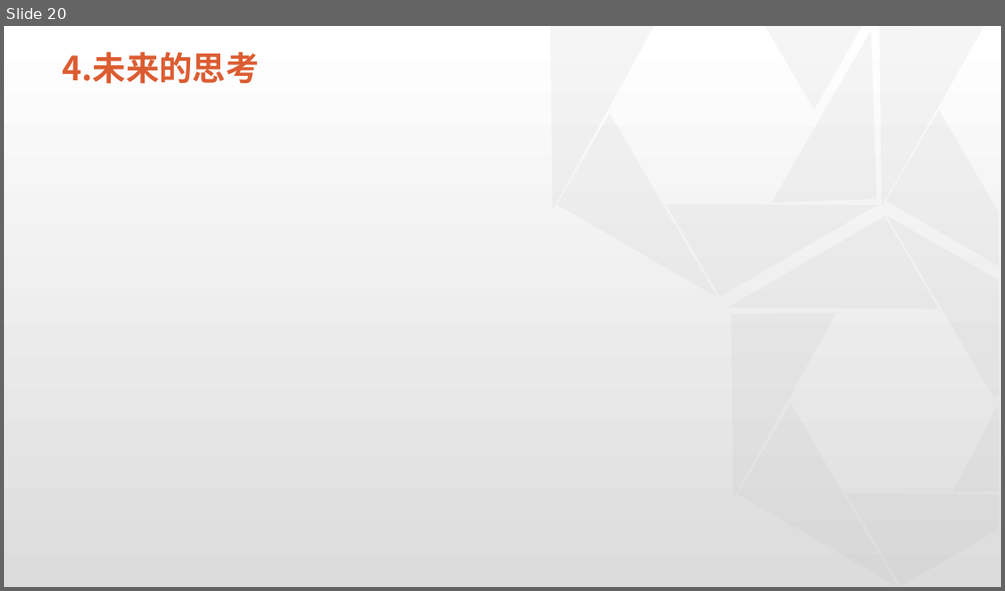
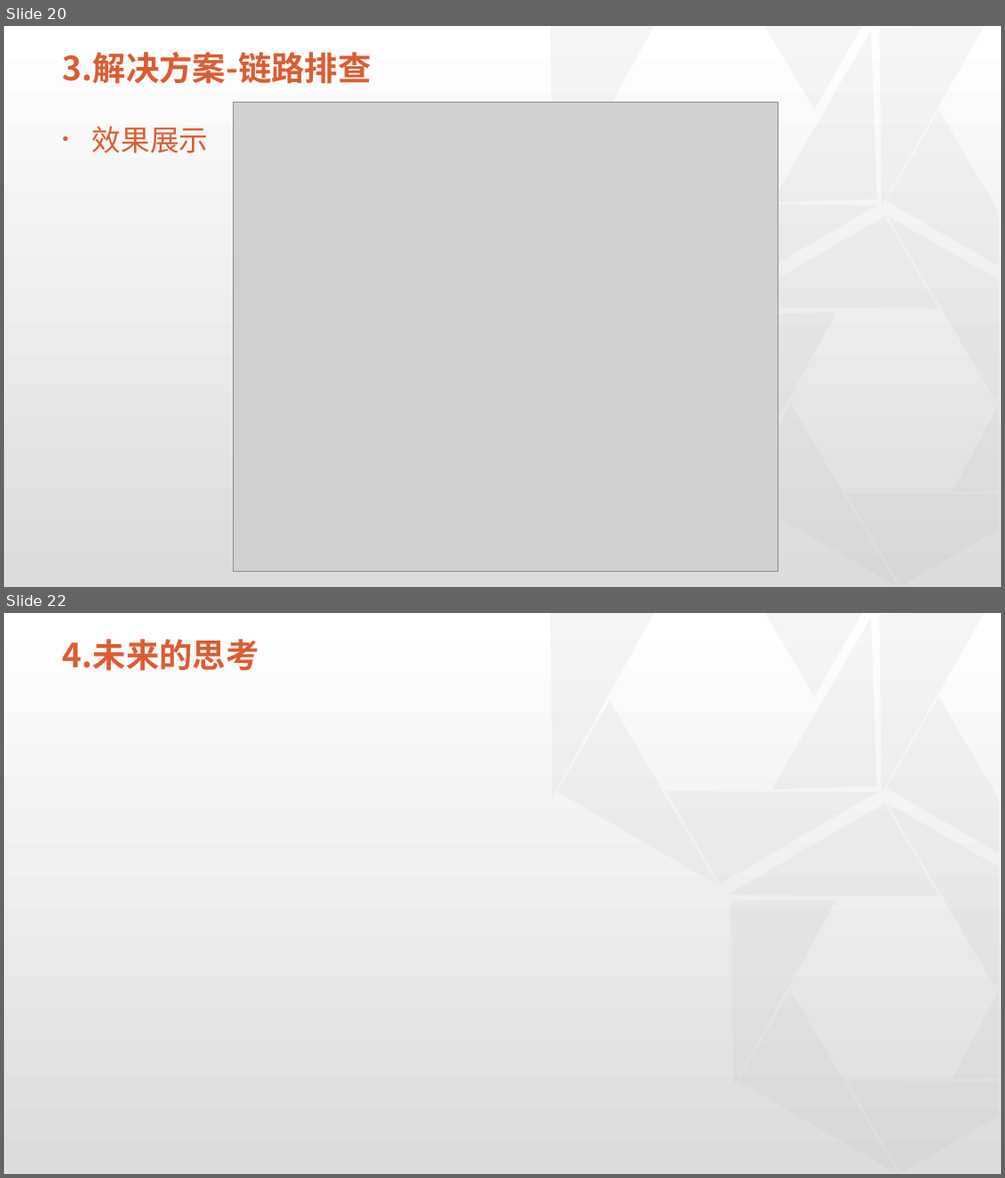
Before and after one commit to physicsLoveJava/java-miscellaneous, a slide deck: tech-interview/a-task/实习总结终板.pptx. Shown one above the other, each under a label of ours: slide 20 before the commit, slides 20 and 22 after it; the slides between them are not shown. The pictures are 1005x591 and 1005x1178 pixels, drawn with LibreOffice and Linux fonts; fonts in the diff are those of the drawing; grey boxes stand for pictures; background and template pictures are left out. Boxes give left, top, right and bottom in pixels: in the first picture for what was removed or moved away, otherwise in the second. Text is boxed around its words. In the diff, an @@ line names an element or a change of style, - is before the commit and + after.

```diff
--- a/tech-interview/a-task/实习总结终板.pptx
+++ b/tech-interview/a-task/实习总结终板.pptx
@@ slide 20 added at (4,26,1001,587), background #FFFFFF; not listed: 13 template elements that a slide beside it also shows @@
@@ title added at (63,52,372,84), 32 pt, text #DC5C31, bold @@
+3.解决方案-链路排查
@@ picture added at (233,103,778,572) @@
@@ text added at (92,126,209,153), 28 pt, text #DC5C31 @@
+• 效果展示
@@ what was slide 20 is now slide 22 @@
```
Also in this commit, not shown: 7 slides changed, 1 other slide added, 2 other files.
